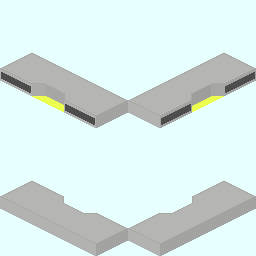
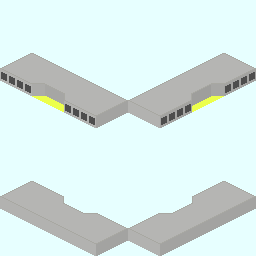
Revision of a layered (256, 256) image; what changed, layer by layer:
painted on "Base_Plate_1x3.png" over box(7, 75, 249, 122)
